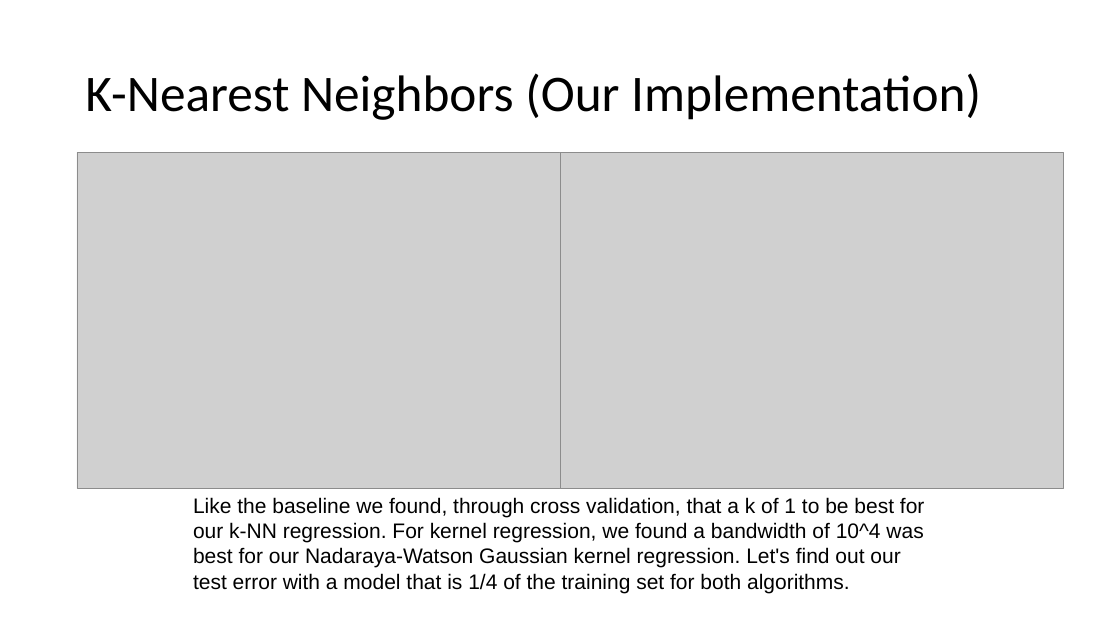
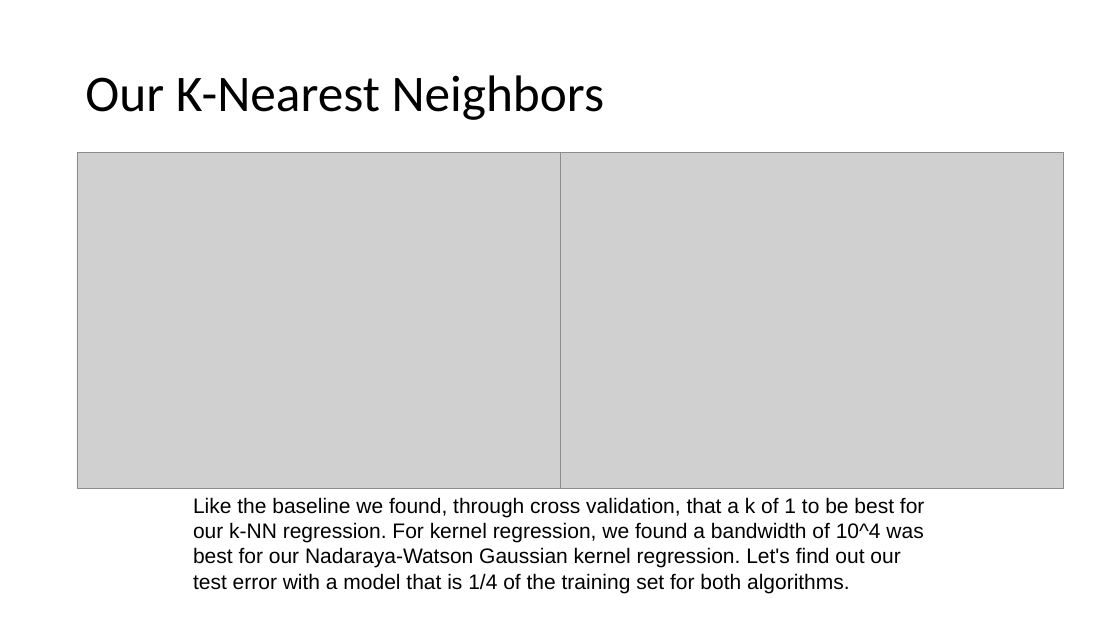
Before and after one commit to dericp/digit-recognition, a slide deck: slide 8 of A Comparison of Techniques Applied to Digit Recognition.pptx. Drawn at 1120x630 pixels with LibreOffice and Linux fonts; fonts in the diff are those of the drawing; grey boxes stand for pictures. Boxes give left, top, right and bottom in pixels: in the first picture for what was removed or moved away, otherwise in the second. Text is boxed around its words. In the diff, an @@ line names an element or a change of style, - is before the commit and + after.

```diff
--- a/A Comparison of Techniques Applied to Digit Recognition.pptx
+++ b/A Comparison of Techniques Applied to Digit Recognition.pptx
@@ title at box(85, 75, 605, 120): text changed @@
-K-Nearest Neighbors (Our Implementation)
+Our K-Nearest Neighbors
```
Also in this commit, not shown: 7 other slides changed, 4 slides added, 4 other files.
